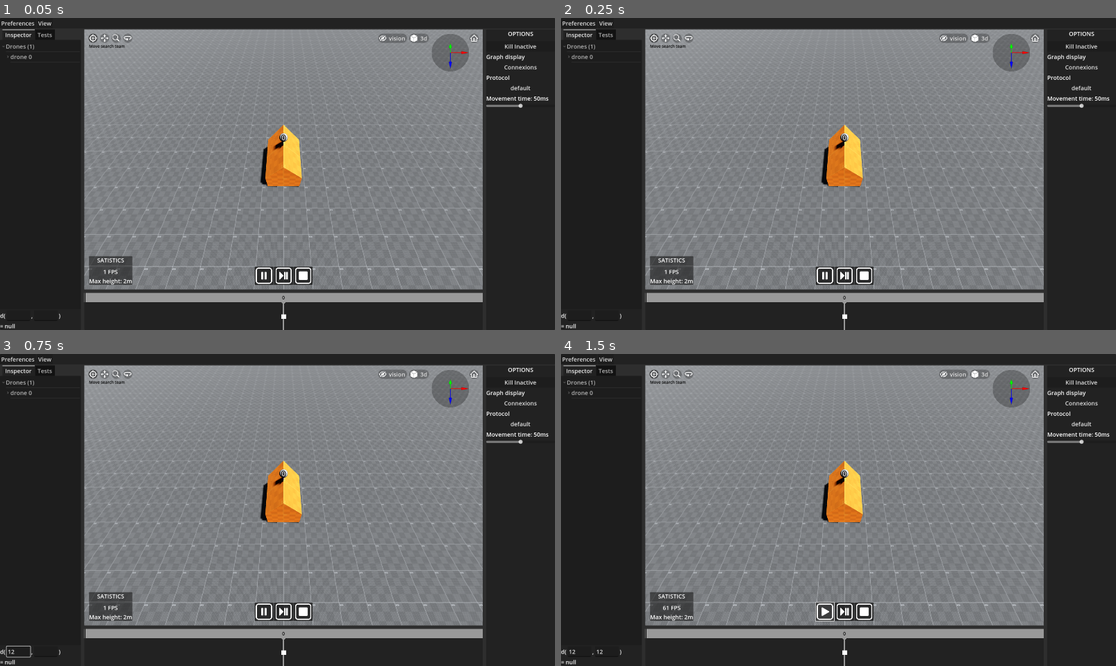
Above: before the commit, frames 1-4 (two rows, left to right).
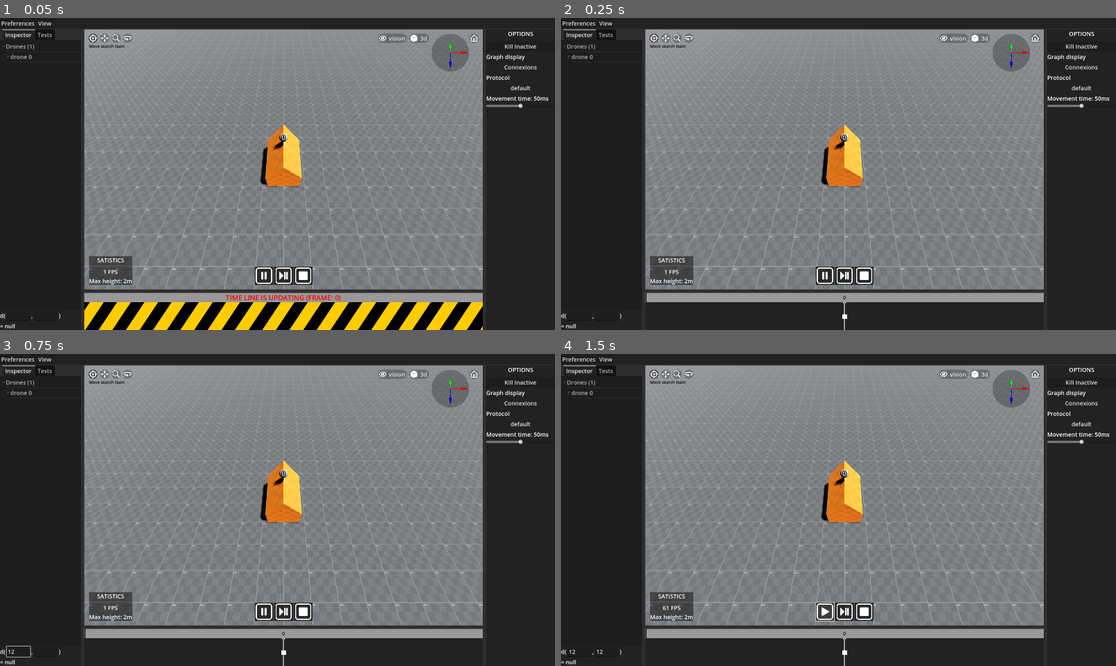
Above: after the commit, the same moments.

Repository: smallcluster/GDST
Game: Godot game, scene res://Sim/3DPlayground.tscn
Same seed, same stepped clock (60 frames per second), same inputs: the game is played once before the commit and once after it.
Inputs (mouse positions are in pixels of both pictures, inside the frame that each line leads up to):
- Up to frame 1 (0.05 s): no input
- Up to frame 2 (0.25 s): no input
- Up to frame 3 (0.75 s): click (16, 650) at 0.52 s; type "12" at 0.6 s
- Up to frame 4 (1.5 s): click (605, 650) at 0.75 s; type "12" at 0.83 s; click (827, 612) at 1.25 s

The runs differ from the first frame. In frame 1, 6.6% of the frame differs, in the area x 15-87%, y 87-100%; in frame 2, nothing differs; in frame 3, nothing differs; in frame 4, nothing differs.

Commit message:
Time line disabled during simulation to prevent lag

Diff:
--- a/Sim/3DPlayground.tscn
+++ b/Sim/3DPlayground.tscn
@@ -599,6 +599,7 @@
 [connection signal="add_drone" from="GUI/VBoxContainer/HSplitContainer/HSplitContainer/VSplitContainer/3DView/MainViewContainer/MainView" to="." method="_on_main_view_add_drone"]
 [connection signal="exec_fail" from="GUI/VBoxContainer/HSplitContainer/HSplitContainer/VSplitContainer/3DView/MainViewContainer/MainView" to="." method="_on_main_view_exec_fail"]
 [connection signal="new_frame" from="GUI/VBoxContainer/HSplitContainer/HSplitContainer/VSplitContainer/3DView/MainViewContainer/MainView" to="." method="_on_main_view_new_frame"]
+[connection signal="no_op" from="GUI/VBoxContainer/HSplitContainer/HSplitContainer/VSplitContainer/3DView/MainViewContainer/MainView" to="." method="_on_main_view_no_op"]
 [connection signal="perspective_cam" from="GUI/VBoxContainer/HSplitContainer/HSplitContainer/VSplitContainer/3DView/MainViewContainer/MainView" to="." method="_on_perspective_cam"]
 [connection signal="remove_drone" from="GUI/VBoxContainer/HSplitContainer/HSplitContainer/VSplitContainer/3DView/MainViewContainer/MainView" to="." method="_on_main_view_remove_drone"]
 [connection signal="update_drone_state" from="GUI/VBoxContainer/HSplitContainer/HSplitContainer/VSplitContainer/3DView/MainViewContainer/MainView" to="." method="_on_main_view_update_drone_state"]
--- a/Sim/GUI/SimPlayer/SimPlayer.tscn
+++ b/Sim/GUI/SimPlayer/SimPlayer.tscn
@@ -1,8 +1,12 @@
-[gd_scene load_steps=3 format=3 uid="uid://dkbdcxf5xri6d"]
+[gd_scene load_steps=5 format=3 uid="uid://dkbdcxf5xri6d"]
 
 [ext_resource type="Script" path="res://Sim/Scripts/GUI/SimPlayer.gd" id="1_lfcjw"]
+[ext_resource type="Shader" path="res://Sim/GUI/SimPlayer/warning_bg.gdshader" id="2_ut6ow"]
 
 [sub_resource type="StyleBoxFlat" id="StyleBoxFlat_y3u6t"]
+
+[sub_resource type="ShaderMaterial" id="ShaderMaterial_fau2m"]
+shader = ExtResource("2_ut6ow")
 
 [node name="SimPlayer" type="Control"]
 clip_contents = true
@@ -18,43 +22,44 @@
 size_flags_vertical = 3
 script = ExtResource("1_lfcjw")
 
-[node name="bg" type="Panel" parent="."]
+[node name="MainPanel" type="Panel" parent="."]
 layout_mode = 1
 anchors_preset = 15
 anchor_right = 1.0
 anchor_bottom = 1.0
 grow_horizontal = 2
 grow_vertical = 2
+size_flags_vertical = 3
 
-[node name="Panel" type="Panel" parent="bg"]
+[node name="TopBar" type="Panel" parent="MainPanel"]
 custom_minimum_size = Vector2(0, 32)
 layout_mode = 1
 anchors_preset = 10
 anchor_right = 1.0
-offset_bottom = 32.0
 grow_horizontal = 2
+size_flags_vertical = 0
 theme_override_styles/panel = SubResource("StyleBoxFlat_y3u6t")
 
-[node name="Control" type="Control" parent="bg"]
+[node name="Control" type="Control" parent="MainPanel"]
 anchors_preset = 0
-offset_left = 960.0
+offset_left = 900.0
 offset_top = 32.0
-offset_right = 960.0
+offset_right = 900.0
 offset_bottom = 32.0
 
-[node name="ColorRect2" type="ColorRect" parent="bg/Control"]
+[node name="ColorRect2" type="ColorRect" parent="MainPanel/Control"]
 layout_mode = 0
 offset_left = -2.0
 offset_right = 2.0
 offset_bottom = 200.0
 color = Color(0.6, 0.6, 0.6, 1)
 
-[node name="Polygon2D" type="Polygon2D" parent="bg/Control"]
+[node name="Polygon2D" type="Polygon2D" parent="MainPanel/Control"]
 position = Vector2(-8, 0)
 color = Color(0.6, 0.6, 0.6, 1)
 polygon = PackedVector2Array(0, 0, 16, 0, 8, 8)
 
-[node name="ScrollContainer" type="ScrollContainer" parent="bg"]
+[node name="ScrollContainer" type="ScrollContainer" parent="MainPanel"]
 layout_mode = 1
 anchors_preset = 15
 anchor_right = 1.0
@@ -63,7 +68,40 @@
 grow_vertical = 2
 vertical_scroll_mode = 3
 
-[node name="VisibleFrames" type="HBoxContainer" parent="bg/ScrollContainer"]
+[node name="VisibleFrames" type="HBoxContainer" parent="MainPanel/ScrollContainer"]
 layout_mode = 2
 size_flags_horizontal = 3
 size_flags_vertical = 3
+
+[node name="WaningPanel" type="Panel" parent="."]
+visible = false
+material = SubResource("ShaderMaterial_fau2m")
+layout_mode = 1
+anchors_preset = 15
+anchor_right = 1.0
+anchor_bottom = 1.0
+grow_horizontal = 2
+grow_vertical = 2
+
+[node name="TopBar2" type="Panel" parent="WaningPanel"]
+custom_minimum_size = Vector2(0, 32)
+layout_mode = 1
+anchors_preset = 10
+anchor_right = 1.0
+grow_horizontal = 2
+size_flags_vertical = 0
+theme_override_styles/panel = SubResource("StyleBoxFlat_y3u6t")
+
+[node name="Label" type="Label" parent="WaningPanel/TopBar2"]
+layout_mode = 1
+anchors_preset = 15
+anchor_right = 1.0
+anchor_bottom = 1.0
+grow_horizontal = 2
+grow_vertical = 2
+theme_override_colors/font_color = Color(1, 0, 0, 1)
+theme_override_font_sizes/font_size = 24
+text = "Time line is updating"
+horizontal_alignment = 1
+vertical_alignment = 1
+uppercase = true
--- /dev/null
+++ b/Sim/GUI/SimPlayer/warning_bg.gdshader
@@ -0,0 +1,8 @@
+shader_type canvas_item;
+
+void fragment() {
+
+	float c = step(0.7, abs(sin(FRAGCOORD.x / 25.0 + FRAGCOORD.y / 37.5)));
+
+	COLOR = vec4(c, c/1.25, 0, 1);
+}
--- a/Sim/Scripts/3DPlayground.gd
+++ b/Sim/Scripts/3DPlayground.gd
@@ -81,11 +81,12 @@
 		load_test(_get_tests_dir_path()+"/"+item.get_text(0)+".json")
 	)
 
+	sim_player.set_updating(false)
+
 
 
 func list_tests():
 	# List test files
-	test_tree.disconnect("button_clicked", func(item, column, id, mouse_button_index):pass)
 	test_tree.clear()
 
 	_test_tree_root = test_tree.create_item()
@@ -246,8 +247,10 @@
 func _update_play_button():
 	if _play_simulation:
 		play_button.icon = load("res://Sim/GUI/Icons/pause.svg")
+		sim_player.set_updating(true)
 	else:
 		play_button.icon = load("res://Sim/GUI/Icons/play.svg")
+		sim_player.set_updating(false)
 
 
 
@@ -398,6 +401,8 @@
 
 
 func _on_main_view_new_frame(states, target):
+	if _play_simulation:
+		sim_player.set_updating(true)
 	sim_player.add_frame(states, target)
 
 
@@ -533,3 +538,7 @@
 	_set_tool(_tools.ToolChoice.ZOOM_VIEW)
 func _on_rotate_view_pressed():
 	_set_tool(_tools.ToolChoice.ROTATE_VIEW)
+
+
+func _on_main_view_no_op():
+	sim_player.set_updating(false)
--- a/Sim/Scripts/DroneManager/DroneManager3D.gd
+++ b/Sim/Scripts/DroneManager/DroneManager3D.gd
@@ -9,6 +9,7 @@
 signal update_drone_state(state)
 signal exec_fail(exec)
 signal new_frame(states, target)
+signal no_op
 
 @onready var _drones = $Drones
 @onready var _lines : Lines3D = $Lines3D as Lines3D
@@ -261,6 +262,8 @@
 						break
 		if change:
 			emit_signal("new_frame", states, _search_target_pos)
+		else:
+			emit_signal("no_op")
 
 
 
--- a/Sim/Scripts/GUI/SimPlayer.gd
+++ b/Sim/Scripts/GUI/SimPlayer.gd
@@ -1,10 +1,10 @@
 extends Control
 class_name SimPlayer
 
-@onready var _pointer := $bg/Control
-@onready var _frames_container := $bg/ScrollContainer/VisibleFrames
-@onready var _scroll_container := $bg/ScrollContainer
-@onready var _pointer_line := $bg/Control/ColorRect2
+@onready var _pointer := $MainPanel/Control
+@onready var _frames_container := $MainPanel/ScrollContainer/VisibleFrames
+@onready var _scroll_container := $MainPanel/ScrollContainer
+@onready var _pointer_line := $MainPanel/Control/ColorRect2
 @onready var _frame_scene = preload("res://Sim/GUI/SimPlayer/SimPlayerFrame.tscn")
 
 signal load_frame(states, target)
@@ -13,11 +13,15 @@
 var _frame_added := false
 var _selected_frame := 0
 var _mouse_playback := false
-
 var _prev_selected_frame := 0
 
+func set_updating(val : bool) -> void:
+	$MainPanel.visible = not val
+	$WaningPanel.visible = val
+
 func _process(delta):
-	if _frame_added:
+
+	if _frame_added and $MainPanel.visible:
 		_scroll_container.scroll_horizontal = _scroll_container.get_h_scroll_bar().max_value
 		_frame_added = false
 
@@ -53,6 +57,7 @@
 	_prev_selected_frame = _next_n
 	f.connect("selected", func(x): _selected_frame = x)
 	_frame_added = true
+	$WaningPanel/TopBar2/Label.text = "Time line is updating (frame: "+str(_next_n)+")"
 	_next_n += 1
 
 func create_frame(n : int, states : Array[Dictionary], target : Vector2):
--- a/Sim/Scripts/MainView.gd
+++ b/Sim/Scripts/MainView.gd
@@ -6,6 +6,7 @@
 signal update_drone_state(state)
 signal exec_fail(exec)
 signal new_frame(states, target)
+signal no_op
 
 @onready var _drone_manager : DroneManager3D = $"3DDroneManager"
 @onready var _cam : Camera3D = $Camera3D
@@ -124,3 +125,7 @@
 
 func _on_3d_drone_manager_new_frame(states, target):
 	emit_signal("new_frame", states, target)
+
+
+func _on_3d_drone_manager_no_op():
+	emit_signal("no_op")
--- a/Sim/SimulationView.tscn
+++ b/Sim/SimulationView.tscn
@@ -127,5 +127,6 @@
 [connection signal="add_drone" from="3DDroneManager" to="." method="_on_3d_drone_manager_add_drone"]
 [connection signal="exec_fail" from="3DDroneManager" to="." method="_on_3d_drone_manager_exec_fail"]
 [connection signal="new_frame" from="3DDroneManager" to="." method="_on_3d_drone_manager_new_frame"]
+[connection signal="no_op" from="3DDroneManager" to="." method="_on_3d_drone_manager_no_op"]
 [connection signal="remove_drone" from="3DDroneManager" to="." method="_on_3d_drone_manager_remove_drone"]
 [connection signal="update_drone_state" from="3DDroneManager" to="." method="_on_3d_drone_manager_update_drone_state"]
